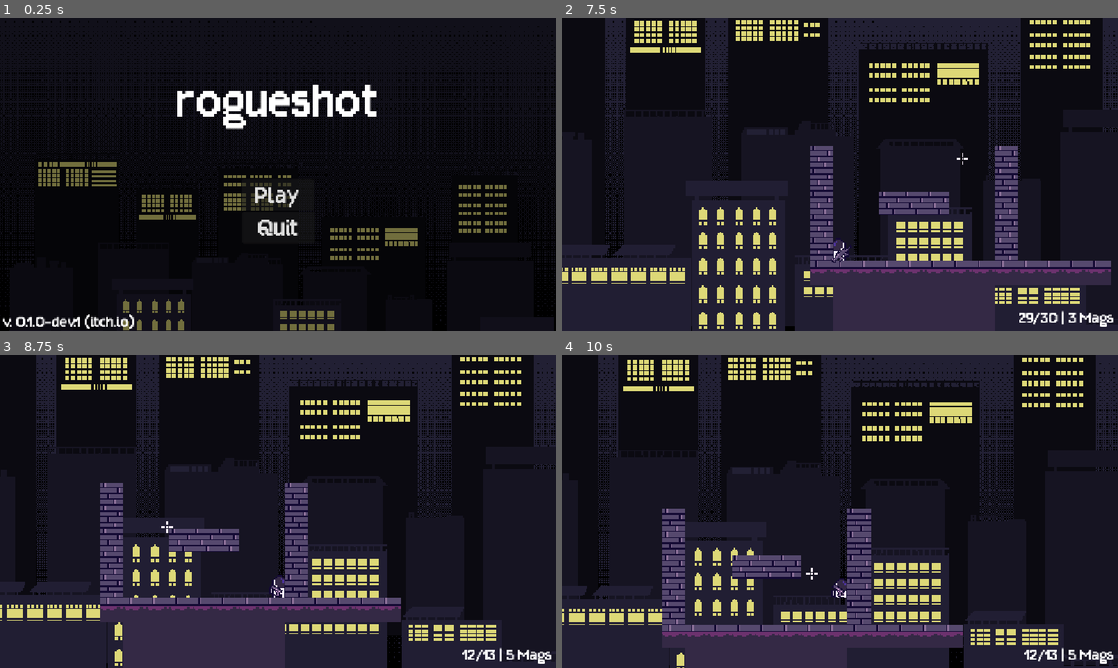
Above: before the commit, frames 1-4 (two rows, left to right).
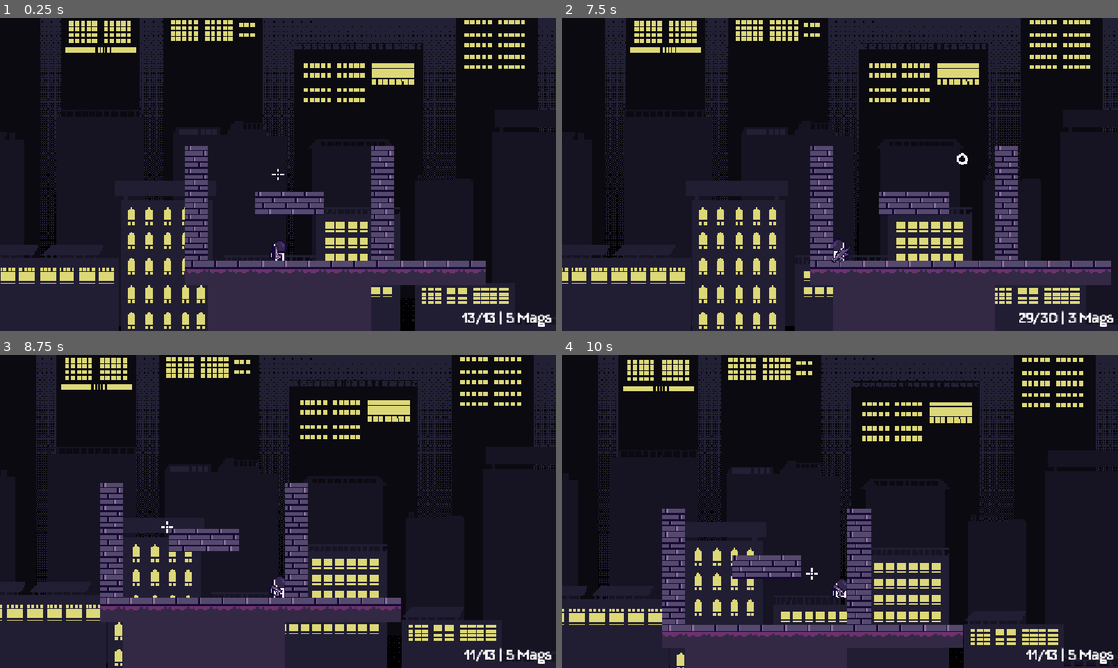
Above: after the commit, the same moments.

Repository: kyteidev/rogueshot
Game: Godot game, scene res://scenes/game_debug.tscn
The game is run twice, just before and just after one commit, with the same random seed, the same clock (stepped at 60 frames per second) and the same inputs. Before the commit the project starts from res://scenes/menus/main_menu.tscn.
Inputs (mouse positions are in pixels of both pictures, inside the frame that each line leads up to):
- Up to frame 1 (0.25 s): no input
- Up to frame 2 (7.5 s): click (840, 196) at 0.5 s, where only the run before the commit has a clickable "Play"; move the mouse to (962, 158) at 1.27 s; hold D (player_right) 1.28-2.78 s; tap E (weapon_next) at 1.35, 2.3, 3.6, 5.1, 6.8, 7.35 s; tap W (player_jump) at 1.52, 2.27, 3.77, 4.52, 5.27, 6.77 s; tap Q (weapon_previous) at 1.55, 2.1, 3.05, 4.35, 5.85 s; move the mouse to (728, 190) at 2.02 s; move the mouse to (895, 105) at 2.77 s; press the mouse at (895, 105) at 2.78 s; hold A (player_left) 2.78-3.53 s; move the mouse to (812, 237) at 3.52 s; release the mouse at (812, 237) at 3.53 s; hold D (player_right) 3.53-5.03 s; move the mouse to (1006, 221) at 4.27 s; tap R (weapon_reload) at 4.9 s; move the mouse to (673, 127) at 5.02 s; hold A (player_left) 5.03-5.78 s; move the mouse to (867, 174) at 5.77 s; hold D (player_right) 5.78-6.53 s; move the mouse to (756, 96) at 6.52 s; hold A (player_left) from 6.53 s (still down); click (756, 96) at 6.6 s; move the mouse to (962, 158) at 7.27 s
- Up to frame 3 (8.75 s): tap W (player_jump) at 7.52, 8.27 s; tap Q (weapon_previous) at 7.55, 8.1 s; move the mouse to (166, 527) at 8.02 s; release A (player_left) at 8.03 s; hold D (player_right) from 8.03 s (still down); tap E (weapon_next) at 8.3 s
- Up to frame 4 (10 s): keep holding D (player_right); move the mouse to (895, 442) at 8.77 s; tap E (weapon_next) at 8.85, 9.8 s; tap Q (weapon_previous) at 9.05, 9.6 s; tap Enter at 9.5 s; move the mouse to (812, 574) at 9.52 s; tap W (player_jump) at 9.77 s

The runs differ from the first frame. In frame 1, 60% of the frame differs, in the area x 0-100%, y 0-100%; in frame 2, less than 0.1%; in frame 3, less than 0.1%; in frame 4, less than 0.1%.

Commit message:
add weapon-specific reload times

Diff:
--- a/project.godot
+++ b/project.godot
@@ -11,7 +11,7 @@
 [application]
 
 config/name="rogueshot"
-run/main_scene="uid://chfpusxyw2q4d"
+run/main_scene="uid://br1bl3uquyddo"
 config/features=PackedStringArray("4.7", "Forward Plus")
 config/icon="res://icon.svg"
 
--- a/scripts/crosshair.gd
+++ b/scripts/crosshair.gd
@@ -3,12 +3,11 @@
 
 const STEPS: int = 16
 
-var reload_time = 1.5
-
 @onready var cursor = $Cursor
 @onready var reticle = $Cursor/Reticle
 @onready var ring = $Cursor/ReloadRing
 
+var sm = StateManager
 var tween: Tween
 
 
@@ -37,7 +36,7 @@
 
 	# smoothly fill up ring progress bar
 	tween = create_tween()
-	tween.tween_method(_set_ring, 0.0, 1.0, reload_time)
+	tween.tween_method(_set_ring, 0.0, 1.0, sm.reload_time)
 	tween.finished.connect(_finish_reload)
 
 
--- a/scripts/state_manager.gd
+++ b/scripts/state_manager.gd
@@ -3,3 +3,5 @@
 var ammo: int = 0
 var max_ammo: int = 0
 var mags: int = 0
+
+var reload_time: float = 0.0
--- a/scripts/weapon.gd
+++ b/scripts/weapon.gd
@@ -20,6 +20,8 @@
 var max_spread: float = 0.0
 var spread_recovery: float = 0.0
 
+var reload_time: float = 0.0
+
 var current_spread: float = 0.0
 var kick_offset: float = 0.0
 var weapon_rest_pos: Vector2 = Vector2.ZERO
@@ -41,7 +43,8 @@
 		"kick_recovery": 60.0,
 		"spread": 3.0,
 		"max_spread": 8.0,
-		"spread_recovery": 8.0
+		"spread_recovery": 8.0,
+		"reload_time": 0.9
 	},
 	"rifle1": {
 		"damage": 15,
@@ -52,7 +55,8 @@
 		"kick_recovery": 40.0,
 		"spread": 1.2,
 		"max_spread": 7.0,
-		"spread_recovery": 5.0
+		"spread_recovery": 5.0,
+		"reload_time": 2.6
 	}
 }
 
@@ -165,6 +169,9 @@
 	max_spread = stats.max_spread
 	spread_recovery = stats.spread_recovery
 
+	reload_time = stats.reload_time
+	sm.reload_time = reload_time # so that reload animation works properly
+
 	current_spread = 0.0
 	kick_offset = 0.0
 	weapon_rest_pos = current_weapon.position
